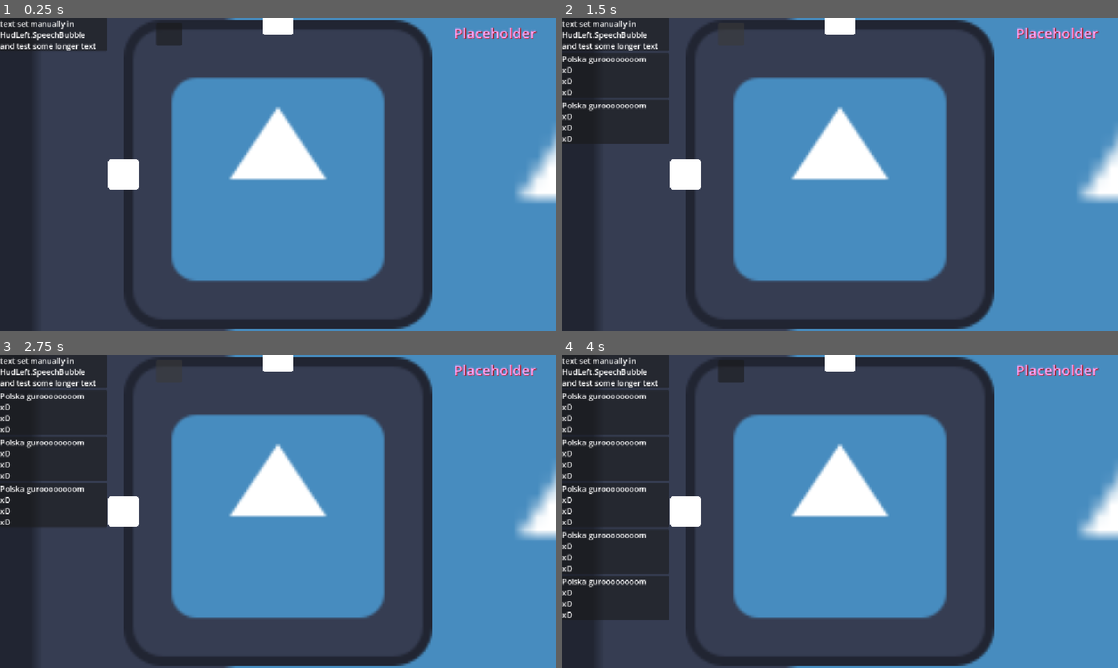
Above: before the commit, frames 1-4 (two rows, left to right).
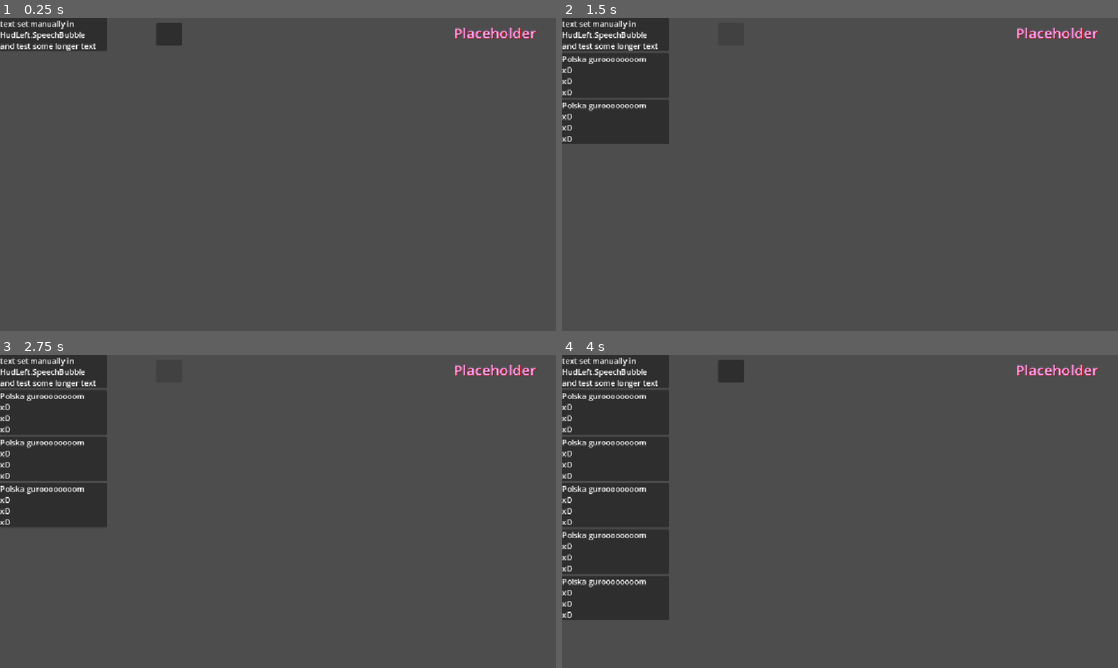
Above: after the commit, the same moments.

Repository: Wallted/ldjam-60
Game: Godot game, scene res://main.tscn
The game is run twice, just before and just after one commit, with the same random seed, the same clock (stepped at 60 frames per second) and the same inputs. The engine's default icon, where the game draws it, is replaced by a stand-in: a white triangle on a blue panel in a dark square.
Inputs (mouse positions are in pixels of both pictures, inside the frame that each line leads up to):
- Up to frame 1 (0.25 s): no input
- Up to frame 2 (1.5 s): click (728, 33) at 0.5 s; click (728, 33) at 1.25 s
- Up to frame 3 (2.75 s): click (166, 370) at 2 s
- Up to frame 4 (4 s): tap Enter at 2.75 s; move the mouse to (962, 495) at 2.77 s; hold 1 (speak_1) 2.78-3.53 s; click (962, 495) at 2.92 s; tap Space at 3.5 s; move the mouse to (728, 527) at 3.52 s; tap 1 (speak_1) at 3.6 s; click (728, 527) at 3.67 s

The runs differ from the first frame. In frame 1, 62% of the frame differs, in the area x 0-100%, y 0-100%; in frame 2, 60%; in frame 3, 59%; in frame 4, 57%.

Commit message:
prettified path segments i guess

Diff:
--- a/main.tscn
+++ b/main.tscn
@@ -4,10 +4,12 @@
 [ext_resource type="Script" uid="uid://c2maoiq75ypwp" path="res://HUD/hud.gd" id="3_lquwl"]
 [ext_resource type="PackedScene" uid="uid://dpb5tvih7c5xv" path="res://HUD/hud_left.tscn" id="4_7mycd"]
 [ext_resource type="PackedScene" uid="uid://clxaq1ltk85ul" path="res://HUD/hud_right.tscn" id="5_272bh"]
+[ext_resource type="PackedScene" uid="uid://cl1vkv2b6kioq" path="res://path_segments/path_segment.tscn" id="5_lquwl"]
 
 [node name="Main" type="Node" unique_id=665793303]
 
 [node name="Game" parent="." unique_id=1995553335 instance=ExtResource("1_ig7tw")]
+visible = false
 
 [node name="CanvasLayer" type="CanvasLayer" parent="." unique_id=66122121]
 
@@ -25,3 +27,7 @@
 
 [node name="HUDRight" parent="CanvasLayer/HUD" unique_id=1327092940 instance=ExtResource("5_272bh")]
 layout_mode = 1
+
+[node name="PathSegmentHeadMasterWorkaroundAnimatorSingleton" parent="." unique_id=178939412 instance=ExtResource("5_lquwl")]
+visible = false
+is_the_head_master_workaround_animator_singleton = true
--- a/path_segment.gd
+++ /dev/null
@@ -1,26 +0,0 @@
-class_name PathSegment
-extends Line2D
-
-
-const POWERED_TEXTURE: Texture = preload("uid://biriqu2hj8yeq")
-const OFFLINE_TEXTURE: Texture = preload("uid://dkblonl3jf2om")
-
-var is_powered := false # nic nie robi może się przyda
-
-@onready var animation_player: AnimationPlayer = $AnimationPlayer
-
-
-func _ready() -> void:
-	set_powered(is_powered)
-
-func set_powered(value: bool) -> void:
-	if value:
-		texture = POWERED_TEXTURE
-		animation_player.play("powered")
-		modulate = Color("80eeffff")
-		is_powered = true
-	else:
-		texture = OFFLINE_TEXTURE
-		animation_player.stop()
-		modulate = Color("694323")
-		is_powered = false
--- /dev/null
+++ b/path_segments/offline_width_curve.tres
@@ -0,0 +1,5 @@
+[gd_resource type="Curve" format=3 uid="uid://1fpi08ycayod"]
+
+[resource]
+_data = [Vector2(0, 0.5), 0.0, 0.0, 0, 0, Vector2(0.5, 0.5), 0.0, 0.0, 0, 0, Vector2(1, 0.5), 0.0, 0.0, 0, 0]
+point_count = 3
--- /dev/null
+++ b/path_segments/path_segment.gd
@@ -0,0 +1,31 @@
+class_name PathSegment
+extends Line2D
+
+
+const POWERED_WIDTH_CURVE = preload("uid://po2k2jpyeddn")
+const OFFLINE_WIDTH_CURVE = preload("uid://1fpi08ycayod")
+
+@export var is_the_head_master_workaround_animator_singleton := false # bruh
+@export var is_powered := false # nic nie robi może się przyda
+
+@onready var animation_player: AnimationPlayer = $AnimationPlayer
+@onready var glow: Line2D = $Glow
+
+
+func _ready() -> void:
+	if is_the_head_master_workaround_animator_singleton:
+		animation_player.play("powered")
+	else:
+		set_powered(is_powered)
+
+func set_powered(value: bool) -> void:
+	if value:
+		glow.self_modulate = Color("11eef9")
+		self_modulate = Color("ffffff")
+		width_curve = POWERED_WIDTH_CURVE
+		is_powered = true
+	else:
+		glow.self_modulate = Color("21150bff")
+		self_modulate = Color("362414ff")
+		width_curve = OFFLINE_WIDTH_CURVE
+		is_powered = false
--- a/path_segment.tscn
+++ b/path_segments/path_segment.tscn
@@ -1,11 +1,9 @@
 [gd_scene format=3 uid="uid://cl1vkv2b6kioq"]
 
-[ext_resource type="Texture2D" uid="uid://biriqu2hj8yeq" path="res://img/Bysk_mini.png" id="1_7ibsq"]
-[ext_resource type="Script" uid="uid://dvpm8wivm2uil" path="res://path_segment.gd" id="1_rh3dr"]
-
-[sub_resource type="Curve" id="Curve_idcf6"]
-_data = [Vector2(0, 0.5), 0.0, 0.0, 0, 0, Vector2(1, 0.5), 0.0, 0.0, 0, 0]
-point_count = 2
+[ext_resource type="Curve" uid="uid://po2k2jpyeddn" path="res://path_segments/powered_width_curve.tres" id="1_ek3cv"]
+[ext_resource type="Texture2D" uid="uid://biriqu2hj8yeq" path="res://img/Bysk_mini.png" id="2_al322"]
+[ext_resource type="Script" uid="uid://dvpm8wivm2uil" path="res://path_segments/path_segment.gd" id="3_y8scm"]
+[ext_resource type="Texture2D" uid="uid://crtxls6ys4322" path="res://img/bysk_glow.png" id="4_444o0"]
 
 [sub_resource type="Animation" id="Animation_y3abr"]
 length = 0.001
@@ -31,6 +29,18 @@
 "times": PackedFloat32Array(0),
 "transitions": PackedFloat32Array(1),
 "update": 0,
+"values": [Vector2(0.5, 0.5)]
+}
+tracks/2/type = "value"
+tracks/2/imported = false
+tracks/2/enabled = true
+tracks/2/path = NodePath(".:width_curve:point_2/position")
+tracks/2/interp = 1
+tracks/2/loop_wrap = true
+tracks/2/keys = {
+"times": PackedFloat32Array(0),
+"transitions": PackedFloat32Array(1),
+"update": 0,
 "values": [Vector2(1, 0.5)]
 }
 
@@ -48,7 +58,7 @@
 "times": PackedFloat32Array(0, 1, 3),
 "transitions": PackedFloat32Array(1, 1, 1),
 "update": 0,
-"values": [Vector2(0, 0.4), Vector2(0, 0.75), Vector2(0, 0.4)]
+"values": [Vector2(0, 0.4), Vector2(0, 0.7), Vector2(0, 0.4)]
 }
 tracks/1/type = "value"
 tracks/1/imported = false
@@ -60,7 +70,19 @@
 "times": PackedFloat32Array(1, 2, 4),
 "transitions": PackedFloat32Array(1, 1, 1),
 "update": 0,
-"values": [Vector2(1, 0.4), Vector2(1, 0.75), Vector2(1, 0.4)]
+"values": [Vector2(0.5, 0.4), Vector2(0.5, 0.7), Vector2(0.5, 0.4)]
+}
+tracks/2/type = "value"
+tracks/2/imported = false
+tracks/2/enabled = true
+tracks/2/path = NodePath(".:width_curve:point_2/position")
+tracks/2/interp = 1
+tracks/2/loop_wrap = true
+tracks/2/keys = {
+"times": PackedFloat32Array(0, 1, 3),
+"transitions": PackedFloat32Array(1, 1, 1),
+"update": 0,
+"values": [Vector2(1, 0.4), Vector2(1, 0.7), Vector2(1, 0.4)]
 }
 
 [sub_resource type="AnimationLibrary" id="AnimationLibrary_y3abr"]
@@ -70,11 +92,20 @@
 }
 
 [node name="PathSegment" type="Line2D" unique_id=1309965418]
-points = PackedVector2Array(0, 0, 25, 0)
-width_curve = SubResource("Curve_idcf6")
-texture = ExtResource("1_7ibsq")
+points = PackedVector2Array(-2.4, 0, 24.8, 0, 52, 0)
+width = 30.0
+width_curve = ExtResource("1_ek3cv")
+texture = ExtResource("2_al322")
 texture_mode = 2
-script = ExtResource("1_rh3dr")
+round_precision = 4
+script = ExtResource("3_y8scm")
+
+[node name="Glow" type="Line2D" parent="." unique_id=461911961]
+z_index = -1
+points = PackedVector2Array(-7.4, 0, 56, 0)
+width = 13.0
+texture = ExtResource("4_444o0")
+texture_mode = 2
 
 [node name="AnimationPlayer" type="AnimationPlayer" parent="." unique_id=1981627908]
 libraries/ = SubResource("AnimationLibrary_y3abr")
--- /dev/null
+++ b/path_segments/powered_width_curve.tres
@@ -0,0 +1,5 @@
+[gd_resource type="Curve" format=3 uid="uid://po2k2jpyeddn"]
+
+[resource]
+_data = [Vector2(0, 0.5), 0.0, 0.0, 0, 0, Vector2(0.5, 0.5), 0.0, 0.0, 0, 0, Vector2(1, 0.5), 0.0, 0.0, 0, 0]
+point_count = 3
Binary file changed: img/Bysk_mini.png
Binary file added: img/bysk_glow.png
Not shown, added: img/bysk_glow.png.import
Renamed: path_segment.gd.uid -> path_segments/path_segment.gd.uid
